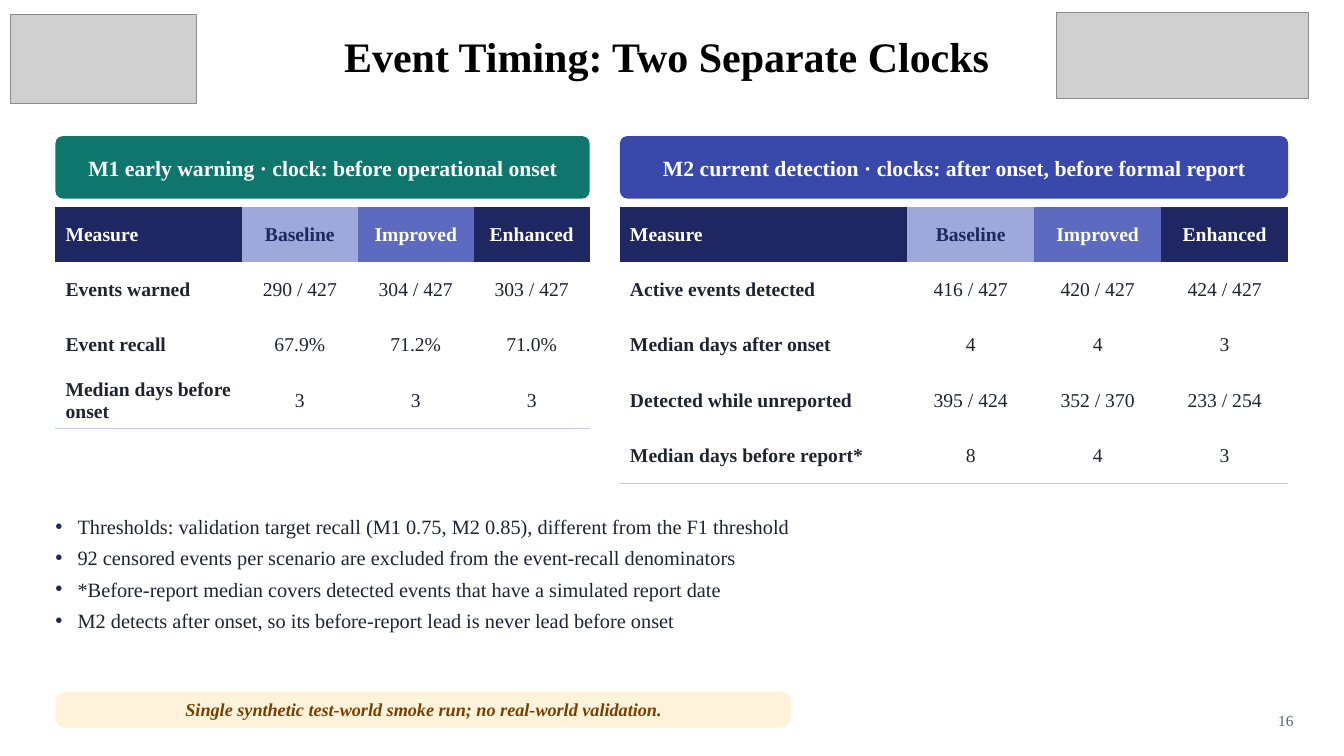
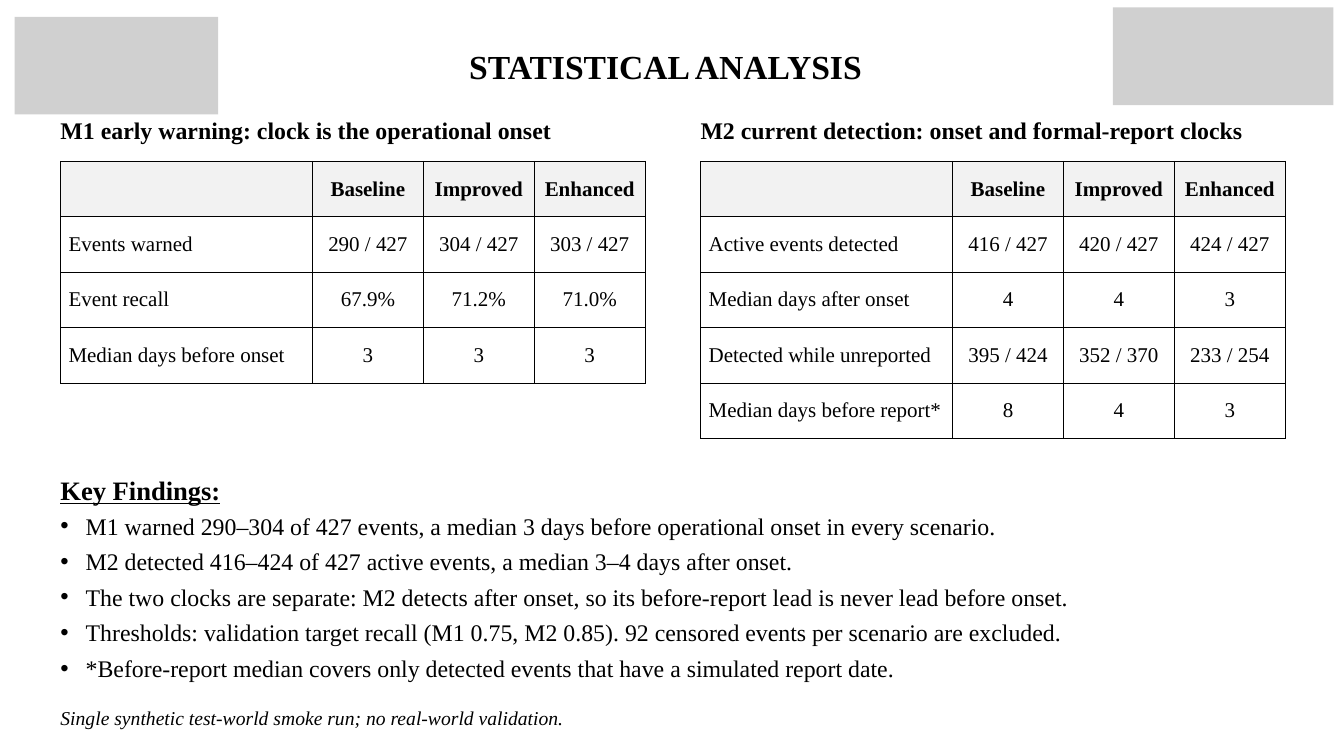
Before and after one commit to Yash13606/sanjeevani, a slide deck: slide 23 of presentation/Sanjeevani_ML_PPT.pptx (slide 16 before the commit). Drawn at 1344x756 pixels with LibreOffice and Linux fonts; fonts in the diff are those of the drawing; grey boxes stand for pictures. Boxes give left, top, right and bottom in pixels: in the first picture for what was removed or moved away, otherwise in the second. Text is boxed around its words. In the diff, an @@ line names an element or a change of style, - is before the commit and + after.

```diff
--- a/presentation/Sanjeevani_ML_PPT.pptx
+++ b/presentation/Sanjeevani_ML_PPT.pptx
@@ picture: place and size @@
-picture at <box>10,14,197,104</box>
+picture at <box>14,17,218,115</box>
@@ picture: place and size @@
-picture at <box>1057,12,1309,99</box>
+picture at <box>1113,7,1334,105</box>
@@ text removed at <box>344,43,989,80</box> @@
-Event Timing: Two Separate Clocks
@@ text added at <box>469,56,862,80</box>, 24 pt, text #000000, bold @@
+STATISTICAL ANALYSIS
@@ text "M1 early warning: clock is ...": place and size @@
-text "M1 early warning: clock is ..." at <box>55,136,590,199</box>
+text "M1 early warning: clock is ..." at <box>60,122,551,144</box>
@@ text "M1 early warning: clock is ..." at <box>60,122,551,144</box>: vertical alignment middle to top; fill #0F766E to none @@
@@ text "M2 current detection: onset and ...": place and size @@
-text "M2 current detection: onset and ..." at <box>620,136,1289,199</box>
+text "M2 current detection: onset and ..." at <box>701,122,1242,144</box>
@@ text "M2 current detection: onset and ..." at <box>701,122,1242,144</box>: vertical alignment middle to top; fill #3949AB to none @@
@@ text at <box>60,122,551,144</box>: text changed; size 15.5 to 17 pt; text colour #FFFFFF to #000000 @@
-M1 early warning · clock: before operational onset
+M1 early warning: clock is the operational onset
@@ text at <box>701,122,1242,144</box>: text changed; size 15.5 to 17 pt; text colour #FFFFFF to #000000 @@
-M2 current detection · clocks: after onset, before formal report
+M2 current detection: onset and formal-report clocks
@@ table at <box>60,161,645,383</box> @@
-row 1, column 1: Measure
+row 1, column 1: 
@@ fill #1E2761 to #F2F2F2 in 2 cells @@
@@ fill #9FA8DA to #F2F2F2 in row 1, column 2 @@
@@ fill #5C6BC0 to #F2F2F2 in row 1, column 3 @@
@@ size 14 to 15 pt @@
@@ text colour #1E2761 to #000000 in "Baseline" @@
@@ text colour #FFFFFF to #000000 in "Improved", "Enhanced" @@
@@ text colour #1F2430 to #000000 in "Events warned", "290 / 427", "304 / 427", "303 / 427" and 8 more places @@
@@ bold off in "Events warned", "Event recall", "Median days before onset" @@
@@ borders changed @@
@@ table: place and size @@
-table at <box>55,207,590,429</box>
+table at <box>60,161,645,383</box>
@@ table at <box>701,161,1286,439</box> @@
-row 1, column 1: Measure
+row 1, column 1: 
@@ fill #1E2761 to #F2F2F2 in 2 cells @@
@@ fill #9FA8DA to #F2F2F2 in row 1, column 2 @@
@@ fill #5C6BC0 to #F2F2F2 in row 1, column 3 @@
@@ size 14 to 15 pt @@
@@ text colour #1E2761 to #000000 in "Baseline" @@
@@ text colour #FFFFFF to #000000 in "Improved", "Enhanced" @@
@@ text colour #1F2430 to #000000 in "Active events detected", "416 / 427", "420 / 427", "424 / 427" and 12 more places @@
@@ bold off in "Active events detected", "Median days after onset", "Detected while unreported", "Median days before report*" @@
@@ borders changed @@
@@ table: place and size @@
-table at <box>620,207,1289,484</box>
+table at <box>701,161,1286,439</box>
@@ text at <box>60,481,1067,682</box>: text changed; size 14.5 to 17 pt; text colour #1F2430 to #000000 @@
-• Thresholds: validation target recall (M1 0.75, M2 0.85), different from the F1 threshold
-• 92 censored events per scenario are excluded from the event-recall denominators
-• *Before-report median covers detected events that have a simulated report date
-• M2 detects after onset, so its before-report lead is never lead before onset
+Key Findings:
+• M1 warned 290–304 of 427 events, a median 3 days before operational onset in every scenario.
+• M2 detected 416–424 of 427 active events, a median 3–4 days after onset.
+• The two clocks are separate: M2 detects after onset, so its before-report lead is never lead before onset.
+• Thresholds: validation target recall (M1 0.75, M2 0.85). 92 censored events per scenario are excluded.
+• *Before-report median covers only detected events that have a simulated report date.
@@ text "Single synthetic test-world smoke run; ...": place and size @@
-text "Single synthetic test-world smoke run; ..." at <box>55,692,791,728</box>
+text "Single synthetic test-world smoke run; ..." at <box>60,711,563,730</box>
@@ text "Single synthetic test-world smoke run; ..." at <box>60,711,563,730</box>: size 13 to 14 pt, text colour #7A3E00 to #000000, bold off; alignment centre to left; vertical alignment middle to top; fill #FFF3DC to none @@
@@ page number removed at <box>1278,716,1293,726</box> @@
-16
```
Also in this commit, not shown: 2 other slides changed, 22 slides added, 16 slides removed.
